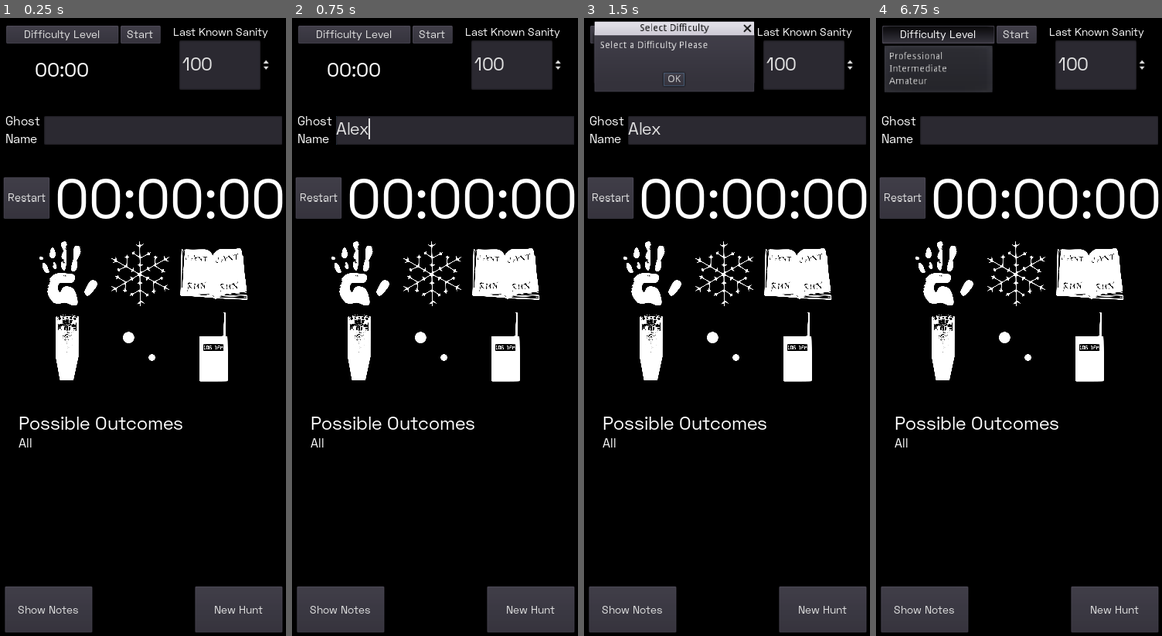
Above: before the commit, frames 1-4 (left to right).
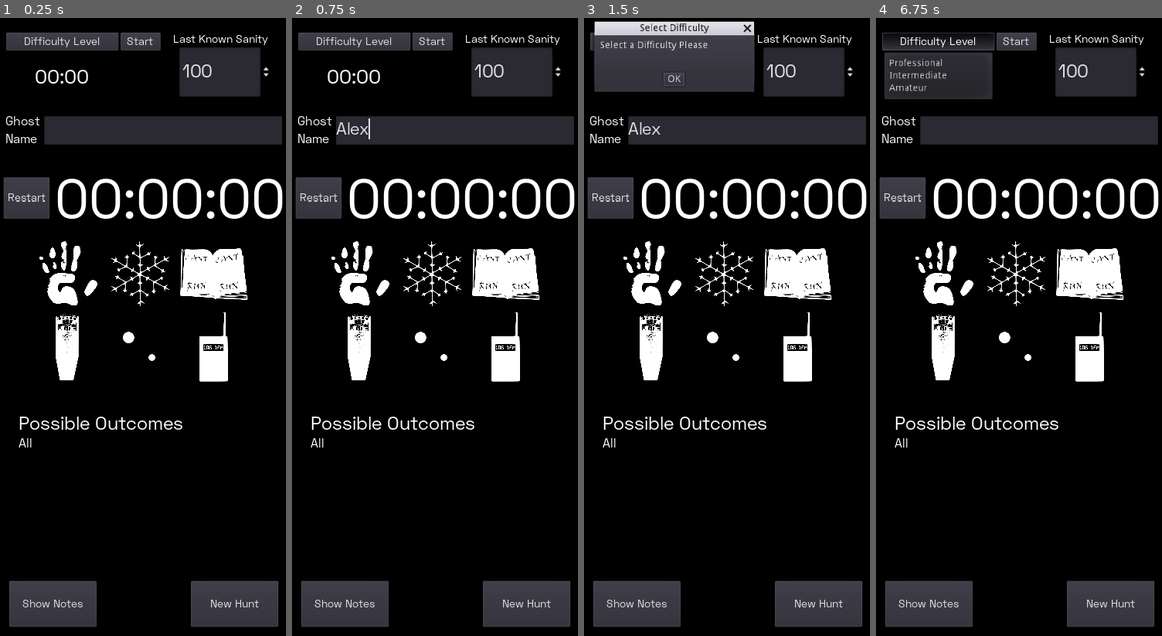
Above: after the commit, the same moments.

Repository: strainger/Archived-PhasmoHelper
Game: Godot game, scene res://Code/Scenes/PhasmoFriend.tscn
The game is run twice, just before and just after one commit, with the same random seed, the same clock (stepped at 60 frames per second) and the same inputs.
Inputs (mouse positions are in pixels of both pictures, inside the frame that each line leads up to):
- Up to frame 1 (0.25 s): no input
- Up to frame 2 (0.75 s): click (455, 129) at 0.52 s; type "Alex" at 0.6 s
- Up to frame 3 (1.5 s): click "Start" at 1.25 s
- Up to frame 4 (6.75 s): click "Start" at 2 s; click "Restart" at 2.75 s; click "Restart" at 3.5 s; click "Restart" at 4.25 s; click "New Hunt" at 5 s; click "New Hunt" at 5.75 s; click "Difficulty Level" at 6.5 s

The runs differ from the first frame. In frame 1, 4.8% of the frame differs, in the area x 1-99%, y 1-100%; in frame 2, 4.8%; in frame 3, 3.0%; in frame 4, 5.0%.

Commit message:
Updated to single click rather than double for evidence
Instead of having to double click now you can single click on evidence. This will allow mobile versions to work better and also make the desktop experience require one less click when you are trying to be quick.

Diff:
--- a/Code/Scenes/PhasmoFriend.tscn
+++ b/Code/Scenes/PhasmoFriend.tscn
@@ -106,9 +106,9 @@
 
 [node name="Sanity" type="RichTextLabel" parent="Main Screen"]
 margin_left = 250.0
-margin_top = 10.0
+margin_top = 20.0
 margin_right = 401.0
-margin_bottom = 116.0
+margin_bottom = 126.0
 custom_fonts/normal_font = SubResource( 1 )
 text = "Last Known Sanity"
 __meta__ = {
@@ -131,9 +131,9 @@
 
 [node name="CountDown_Text" type="RichTextLabel" parent="Main Screen/Count"]
 margin_left = 49.0561
-margin_top = 55.9897
+margin_top = 65.9897
 margin_right = 144.056
-margin_bottom = 101.99
+margin_bottom = 111.99
 custom_fonts/normal_font = SubResource( 4 )
 text = "00:00"
 override_selected_font_color = true
@@ -145,9 +145,9 @@
 
 [node name="CountDown_Difficulty" type="MenuButton" parent="Main Screen/Count"]
 margin_left = 8.0
-margin_top = 11.0
+margin_top = 21.0
 margin_right = 171.0
-margin_bottom = 37.0
+margin_bottom = 47.0
 custom_fonts/font = SubResource( 5 )
 text = "Difficulty Level"
 flat = false
@@ -158,9 +158,9 @@
 
 [node name="CountDown_Start" type="Button" parent="Main Screen/Count"]
 margin_left = 174.0
-margin_top = 11.0
+margin_top = 21.0
 margin_right = 232.0
-margin_bottom = 37.0
+margin_bottom = 47.0
 custom_fonts/font = SubResource( 6 )
 text = "Start"
 __meta__ = {
@@ -282,10 +282,10 @@
 script = ExtResource( 2 )
 
 [node name="Button" type="Button" parent="Main Screen/Reload"]
-margin_left = 282.0
-margin_top = 824.0
-margin_right = 409.0
-margin_bottom = 891.0
+margin_left = 276.0
+margin_top = 816.0
+margin_right = 403.0
+margin_bottom = 883.0
 custom_fonts/font = SubResource( 20 )
 text = "New Hunt"
 __meta__ = {
@@ -296,10 +296,10 @@
 script = ExtResource( 11 )
 
 [node name="Notes_Button" type="Button" parent="Main Screen/Notes"]
-margin_left = 6.0
-margin_top = 824.0
-margin_right = 133.0
-margin_bottom = 891.0
+margin_left = 12.0
+margin_top = 816.0
+margin_right = 139.0
+margin_bottom = 883.0
 custom_fonts/font = SubResource( 20 )
 toggle_mode = true
 text = "Show Notes"
@@ -329,6 +329,6 @@
 [connection signal="pressed" from="Main Screen/Count/CountDown_Start" to="Main Screen/Count" method="_on_CountDown_Start_pressed"]
 [connection signal="timeout" from="Main Screen/Count/CountUp_Timer" to="Main Screen/Count" method="_on_CountUp_Timer_timeout"]
 [connection signal="pressed" from="Main Screen/Count/CountUp_Button" to="Main Screen/Count" method="_on_CountUp_Button_pressed"]
-[connection signal="item_activated" from="Main Screen/Evidence/Evidence_List" to="Main Screen/Evidence" method="_on_Evidence_List_item_activated"]
+[connection signal="multi_selected" from="Main Screen/Evidence/Evidence_List" to="Main Screen/Evidence" method="_on_Evidence_List_multi_selected"]
 [connection signal="pressed" from="Main Screen/Reload/Button" to="Main Screen/Reload" method="_on_Button_pressed"]
 [connection signal="pressed" from="Main Screen/Notes/Notes_Button" to="Main Screen/Notes" method="_on_Notes_Button_pressed"]
--- a/Code/Scripts/Evidence.gd
+++ b/Code/Scripts/Evidence.gd
@@ -63,7 +63,7 @@
 				evidence_text += ghost[0] + missing_evidence(ghost[1]) + "\n"
 	return evidence_text
 
-func _on_Evidence_List_item_activated(index):
+func _on_Evidence_List_multi_selected(index, selected):
 	if get_node("Evidence_List").get_item_custom_bg_color(index) == Color(0, 1, 0, 1):
 		get_node("Evidence_List").set_item_custom_bg_color(index, Color(0, 0, 0, 1))
 		items_selected -= 1
Not shown, changed: VERSION.txt
Not shown, changed: export_presets.cfg
Not shown, removed: icon.png.import
Not shown, removed: .DS_Store
Not shown, added: Builds/Desktop/Linux/PhasmoFriend_LinuxV1.02.zip
Not shown, changed: Builds/Desktop/Linux/PhasmoFriend_Linux_V1.01.zip
Not shown, added: Builds/Desktop/Windows/PhasmoFriend_WindowsV1.02.zip
Not shown, changed: Builds/Desktop/Windows/PhasmoFriend_Windows_V1.01.zip
Not shown, changed: Builds/Mobile/Android/PhasmoFriend_Android.apk
Not shown, added: Builds/Mobile/Android/PhasmoFriend_AndroidV1.02.apk
